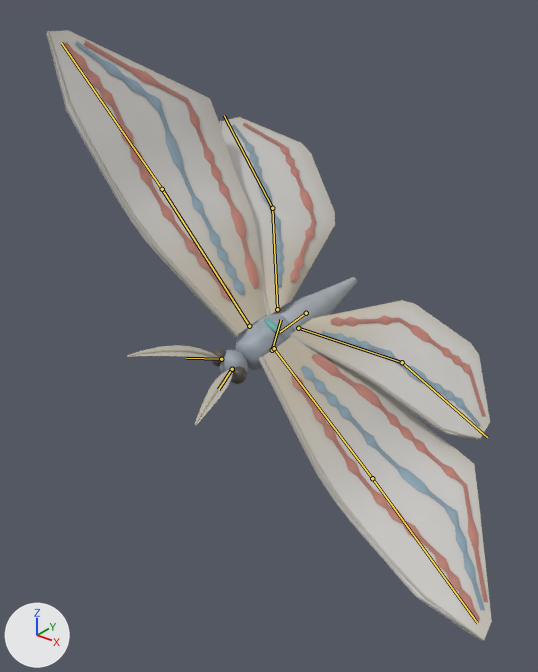
The glTF model assets/creatures/cord_moth/cord_moth.glb, before and after one commit.
The view is the same before and after, from a 50 mm lens placed at (0.847, -1.063, 0.634), pointed at (-0.021, 0.022, -0.039). The axes (+X, +Y, +Z) are drawn at lower left. The lights are the same throughout. The picture after the commit comes second. Both versions are drawn at frame 2 of the action 'hit_b'; the numbers are the values there. The bones that bend it are drawn over the model as lines.

The first picture shows 'cord_moth'.
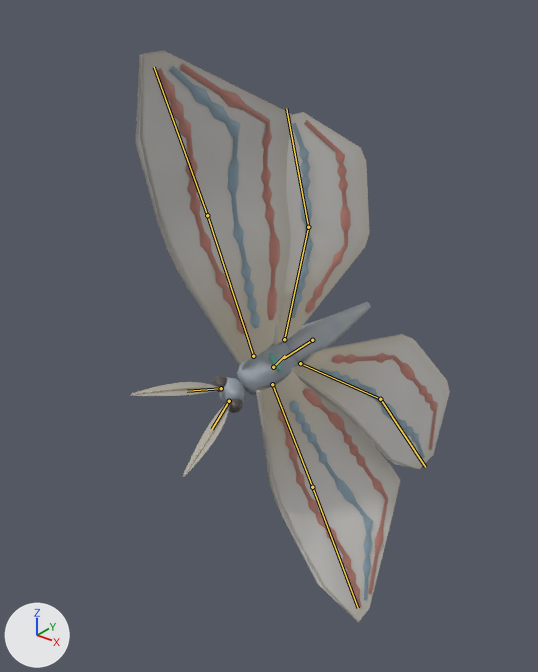
What differs and where, as boxes (x1, y1, x2, y2) in the pictures (538 x 672 px):
```json
{"object": "cord_moth", "change": "posed", "before": [46, 30, 492, 641], "after": [131, 51, 450, 623], "on screen": "28% narrower, 6% shorter"}
{"bone": "root", "before": "(272, 350) to (281, 319)", "after": "(273, 367) to (285, 355)"}
{"bone": "fore_l0", "before": "(274, 348) to (372, 478)", "after": "(272, 384) to (312, 487)"}
{"bone": "fore_l1", "before": "(372, 478) to (477, 623)", "after": "(312, 487) to (358, 608)"}
{"bone": "hind_l0", "before": "(298, 328) to (402, 362)", "after": "(300, 363) to (380, 399)"}
{"bone": "fore_r0", "before": "(249, 326) to (162, 189)", "after": "(253, 356) to (207, 215)"}
{"bone": "fore_r1", "before": "(162, 189) to (61, 43)", "after": "(207, 215) to (154, 67)"}
{"bone": "hind_r0", "before": "(277, 309) to (272, 208)", "after": "(284, 339) to (308, 227)"}
```

The change, as JSON lines over the scene's bpy script:
```json
{"block": "bone_root", "where": "bone_root = bpy.data.objects['Armature'].pose.bones['root']"}
{"op": "set", "path": "bone_root.location", "old": "(-0.027, -0.081, -0.04)", "new": "(-0.047, -0.141, -0.07)"}
{"op": "set", "path": "bone_root.rotation_quaternion", "old": "(0.96, 0.124, -0.035, -0.218)", "new": "(0.9, 0.206, -0.087, -0.369)", "note": "degrees (15, -1, -26) -> degrees (26, 0, -45)"}
{"block": "bone_fore_l0", "where": "bone_fore_l0 = bpy.data.objects['Armature'].pose.bones['fore_l0']  # child of 'body'"}
{"op": "set", "path": "bone_fore_l0.rotation_quaternion", "old": "(0.966, -0.231, 0.008, -0.019)", "new": "(0.915, -0.396, 0.014, -0.033)", "note": "degrees (-27, 0, -2) -> degrees (-47, 0, -4)"}
{"block": "bone_fore_l1", "where": "bone_fore_l1 = bpy.data.objects['Armature'].pose.bones['fore_l1']  # child of 'fore_l0'"}
{"op": "set", "path": "bone_fore_l1.rotation_quaternion", "old": "(0.991, 0.116, 0.015, 0.01)", "new": "(0.979, 0.201, 0.027, 0.017)", "note": "degrees (13, 2, 1) -> degrees (23, 3, 3)"}
{"block": "bone_hind_l0", "where": "bone_hind_l0 = bpy.data.objects['Armature'].pose.bones['hind_l0']  # child of 'body'"}
{"op": "set", "path": "bone_hind_l0.rotation_quaternion", "old": "(0.981, -0.137, 0.108, -0.01)", "new": "(0.952, -0.237, 0.187, -0.017)", "note": "degrees (-16, 12, -3) -> degrees (-29, 20, -7)"}
{"block": "bone_fore_r0", "where": "bone_fore_r0 = bpy.data.objects['Armature'].pose.bones['fore_r0']  # child of 'body'"}
{"op": "set", "path": "bone_fore_r0.rotation_quaternion", "old": "(0.981, 0.174, 0.006, -0.015)", "new": "(0.952, 0.301, 0.01, -0.025)", "note": "degrees (20, 1, -2) -> degrees (35, 2, -2)"}
{"block": "bone_fore_r1", "where": "bone_fore_r1 = bpy.data.objects['Armature'].pose.bones['fore_r1']  # child of 'fore_r0'"}
{"op": "set", "path": "bone_fore_r1.rotation_quaternion", "old": "(0.993, 0.104, -0.014, -0.009)", "new": "(0.983, 0.181, -0.024, -0.015)", "note": "degrees (12, -1, -1) -> degrees (21, -2, -2)"}
{"block": "bone_hind_r0", "where": "bone_hind_r0 = bpy.data.objects['Armature'].pose.bones['hind_r0']  # child of 'body'"}
{"op": "set", "path": "bone_hind_r0.rotation_quaternion", "old": "(0.99, 0.101, 0.08, -0.007)", "new": "(0.974, 0.175, 0.138, -0.013)", "note": "degrees (12, 9, 0) -> degrees (21, 16, 1)"}
```
